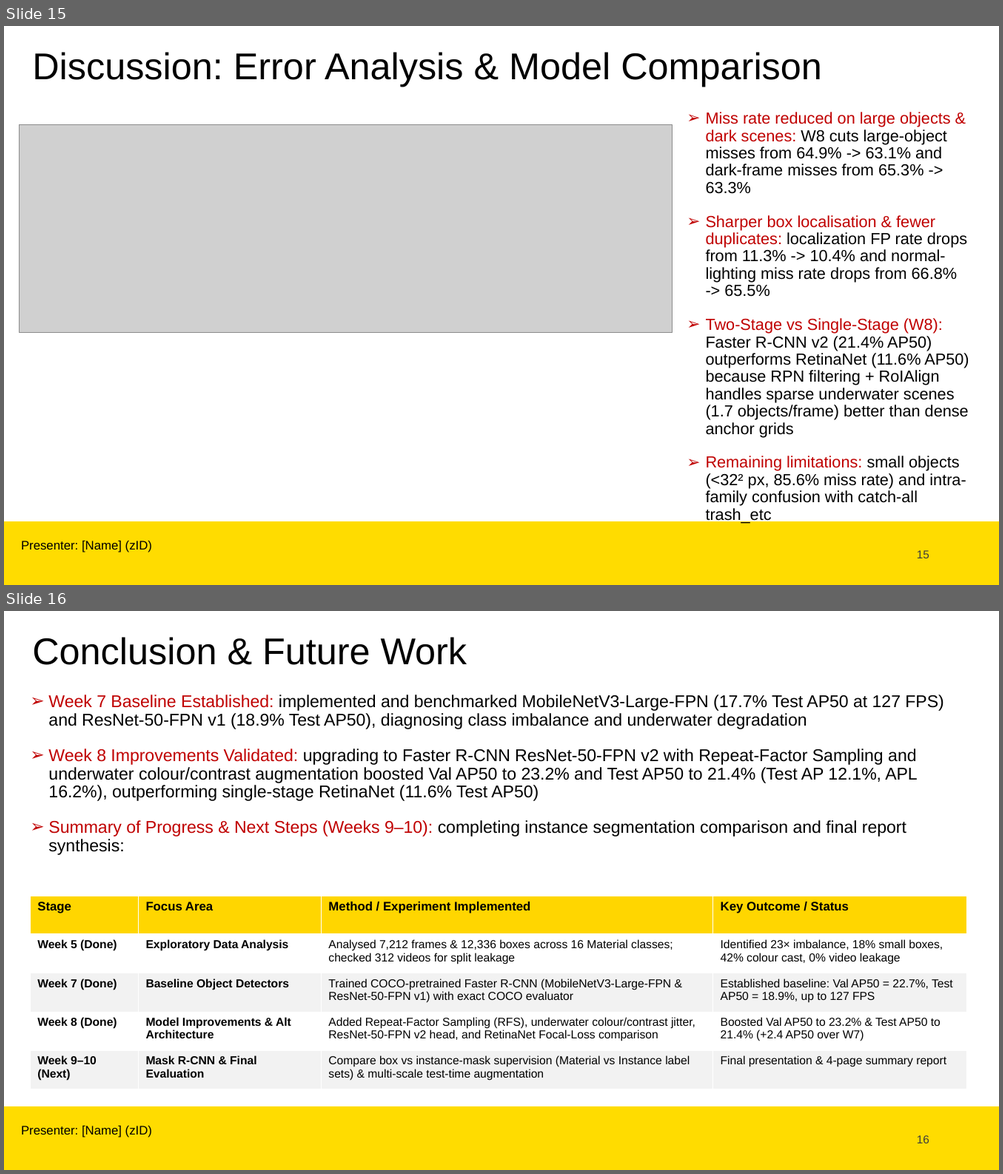
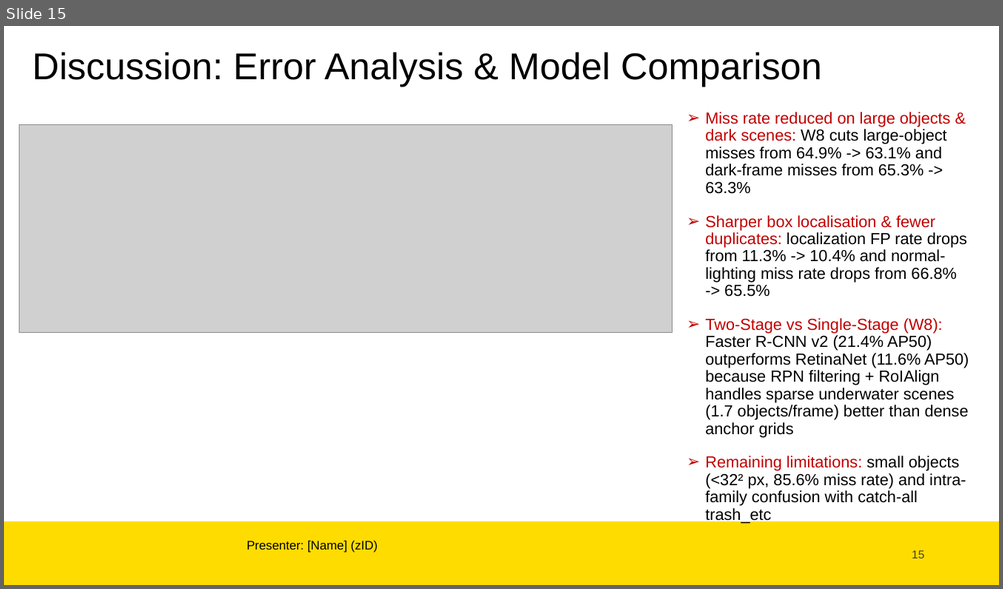
Before and after one commit to Shiz-b/asterik, a slide deck: COMP9444_Presentation_Asterik_and_Obelix.pptx. Shown one above the other, each under a label of ours: slides 15 and 16 before the commit, slide 15 after it. The pictures are 1003x1174 and 1003x589 pixels, drawn with LibreOffice and Linux fonts; fonts in the diff are those of the drawing; grey boxes stand for pictures; background and template pictures are left out. Boxes give left, top, right and bottom in pixels: in the first picture for what was removed or moved away, otherwise in the second. Text is boxed around its words. In the diff, an @@ line names an element or a change of style, - is before the commit and + after.

```diff
--- a/COMP9444_Presentation_Asterik_and_Obelix.pptx
+++ b/COMP9444_Presentation_Asterik_and_Obelix.pptx
@@ slide 16 removed at (4,611,999,1170), background #FFFFFF; not listed: 1 template element that a slide beside it also shows @@
@@ title removed at (32,637,467,665) @@
-Conclusion & Future Work
@@ text removed at (48,695,943,855) @@
-➢ Week 7 Baseline Established: implemented and benchmarked MobileNetV3-Large-FPN (17.7% Test AP50 at 127 FPS) and ResNet-50-FPN v1 (18.9% Test AP50), diagnosing class imbalance and underwater degradation
-➢ Week 8 Improvements Validated: upgrading to Faster R-CNN ResNet-50-FPN v2 with Repeat-Factor Sampling and underwater colour/contrast augmentation boosted Val AP50 to 23.2% and Test AP50 to 21.4% (Test AP 12.1%, APL 16.2%), outperforming single-stage RetinaNet (11.6% Test AP50)
-➢ Summary of Progress & Next Steps (Weeks 9–10): completing instance segmentation comparison and final report synthesis:
@@ table removed at (30,896,967,1090), 5 rows, 4 columns @@
-Stage | Focus Area | Method / Experiment Implemented | Key Outcome / Status
-Week 5 (Done) | Exploratory Data Analysis | Analysed 7,212 frames & 12,336 boxes across 16 Material classes; checked 312 videos for split leakage | Identified 23× imbalance, 18% small boxes, 42% colour cast, 0% video leakage
-Week 7 (Done) | Baseline Object Detectors | Trained COCO-pretrained Faster R-CNN (MobileNetV3-Large-FPN & ResNet-50-FPN v1) with exact COCO evaluator | Established baseline: Val AP50 = 22.7%, Test AP50 = 18.9%, up to 127 FPS
-Week 8 (Done) | Model Improvements & Alt Architecture | Added Repeat-Factor Sampling (RFS), underwater colour/contrast jitter, ResNet-50-FPN v2 head, and RetinaNet Focal-Loss comparison | Boosted Val AP50 to 23.2% & Test AP50 to 21.4% (+2.4 AP50 over W7)
-Week 9–10 (Next) | Mask R-CNN & Final Evaluation | Compare box vs instance-mask supervision (Material vs Instance label sets) & multi-scale test-time augmentation | Final presentation & 4-page summary report
@@ text removed at (21,1126,152,1138) @@
-Presenter: [Name] (zID)
@@ text removed at (916,1136,929,1144) @@
-16
@@ slide 15 changed as well @@
@@ text "Presenter: [Name] (zID)": place and size @@
-text "Presenter: [Name] (zID)" at (21,541,152,553)
+text "Presenter: [Name] (zID)" at (247,541,377,553)
@@ text "15": place and size @@
-text "15" at (916,551,929,559)
+text "15" at (911,551,924,559)
```
Also in this commit, not shown: 15 other slides changed, 1 slide added, 6 other files.
